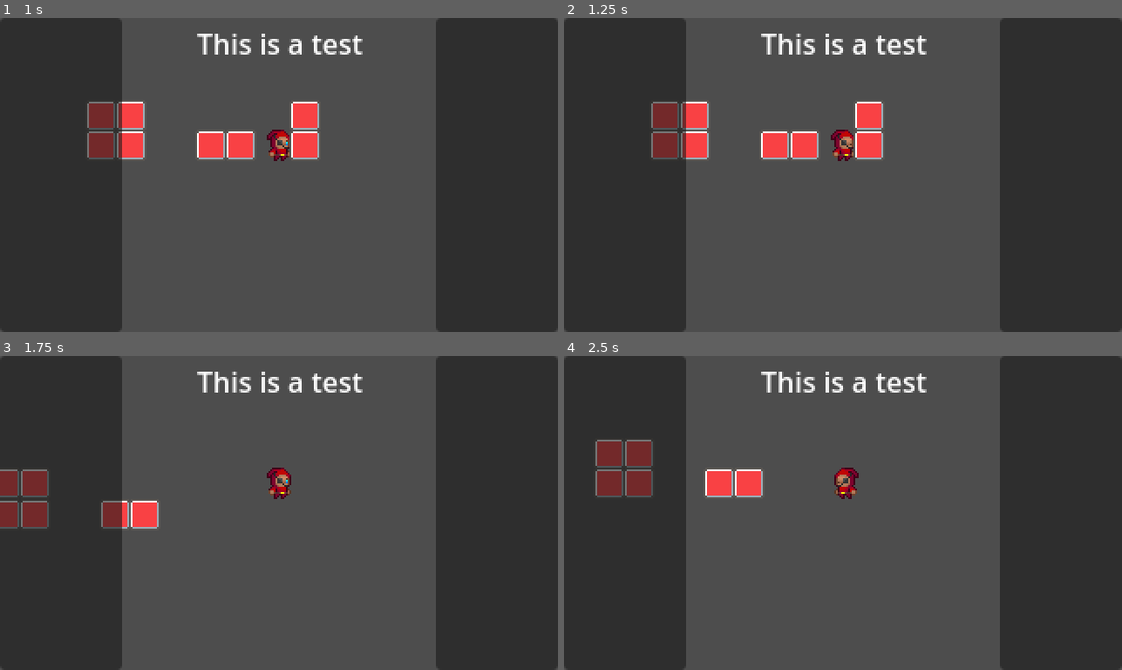
Above: before the commit, frames 1-4 (two rows, left to right).
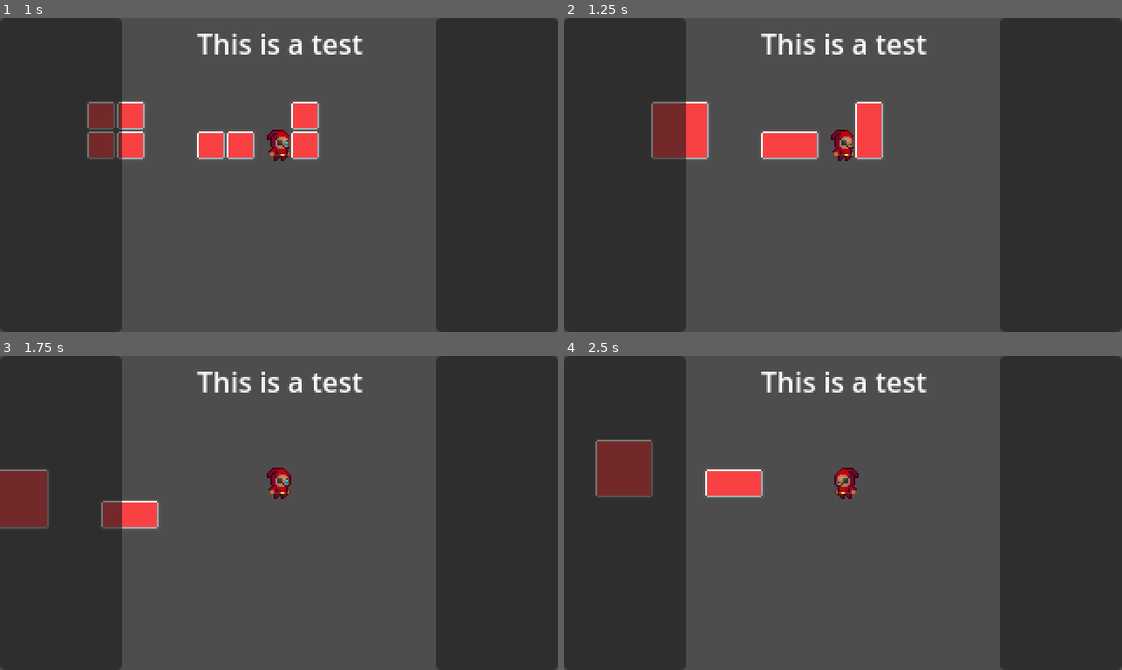
Above: after the commit, the same moments.

Repository: mehrmann/gamejam-fall-2025
Game: Godot game, scene res://scenes/game.tscn
Same seed, same stepped clock (60 frames per second), same inputs: the game is played once before the commit and once after it.
Inputs:
- Up to frame 1 (1 s): tap Enter (ui_accept) at 0.5, 0.77 s; hold Right (ui_right) from 0.53 s (still down); tap X (drill) at 0.6 s
- Up to frame 2 (1.25 s): keep holding Right (ui_right)
- Up to frame 3 (1.75 s): keep holding Right (ui_right); tap X (drill) at 1.35 s; tap Enter (ui_accept) at 1.52 s
- Up to frame 4 (2.5 s): release Right (ui_right) at 2.03 s; hold Left (ui_left) from 2.03 s (still down); tap X (drill) at 2.1 s

Frame 1 is identical in both runs. In frame 2, 0.5% of the frame differs, in the area x 15-58%, y 26-45%; in frame 3, 0.4%; in frame 4, 0.4%.

Commit message:
proper merging graphics

Diff:
--- a/scenes/box.tscn
+++ b/scenes/box.tscn
@@ -1,142 +1,125 @@
-[gd_scene load_steps=13 format=3 uid="uid://c1l68ltryxasu"]
+[gd_scene load_steps=22 format=3 uid="uid://c1l68ltryxasu"]
 
 [ext_resource type="Script" uid="uid://1p25x1mcuvx2" path="res://scripts/box.gd" id="1_ks2v0"]
 [ext_resource type="Texture2D" uid="uid://c8g04uye123ux" path="res://assets/blocks1.png" id="2_ks2v0"]
 
 [sub_resource type="AtlasTexture" id="AtlasTexture_ks2v0"]
 atlas = ExtResource("2_ks2v0")
-region = Rect2(18, 36, 18, 18)
+region = Rect2(72, 72, 18, 18)
+
+[sub_resource type="AtlasTexture" id="AtlasTexture_c2ln5"]
+atlas = ExtResource("2_ks2v0")
+region = Rect2(36, 72, 18, 18)
 
 [sub_resource type="AtlasTexture" id="AtlasTexture_telwu"]
 atlas = ExtResource("2_ks2v0")
-region = Rect2(0, 36, 18, 18)
+region = Rect2(0, 72, 18, 18)
 
 [sub_resource type="AtlasTexture" id="AtlasTexture_brpd5"]
 atlas = ExtResource("2_ks2v0")
-region = Rect2(36, 36, 18, 18)
+region = Rect2(18, 72, 18, 18)
 
 [sub_resource type="AtlasTexture" id="AtlasTexture_ry43h"]
 atlas = ExtResource("2_ks2v0")
-region = Rect2(18, 18, 18, 18)
+region = Rect2(72, 36, 18, 18)
 
 [sub_resource type="AtlasTexture" id="AtlasTexture_dijgj"]
 atlas = ExtResource("2_ks2v0")
-region = Rect2(0, 18, 18, 18)
+region = Rect2(36, 36, 18, 18)
 
 [sub_resource type="AtlasTexture" id="AtlasTexture_faous"]
 atlas = ExtResource("2_ks2v0")
+region = Rect2(0, 36, 18, 18)
+
+[sub_resource type="AtlasTexture" id="AtlasTexture_wavyb"]
+atlas = ExtResource("2_ks2v0")
+region = Rect2(18, 36, 18, 18)
+
+[sub_resource type="AtlasTexture" id="AtlasTexture_igdtg"]
+atlas = ExtResource("2_ks2v0")
+region = Rect2(72, 0, 18, 18)
+
+[sub_resource type="AtlasTexture" id="AtlasTexture_anxlp"]
+atlas = ExtResource("2_ks2v0")
+region = Rect2(36, 0, 18, 18)
+
+[sub_resource type="AtlasTexture" id="AtlasTexture_yches"]
+atlas = ExtResource("2_ks2v0")
+region = Rect2(0, 0, 18, 18)
+
+[sub_resource type="AtlasTexture" id="AtlasTexture_h6rpn"]
+atlas = ExtResource("2_ks2v0")
+region = Rect2(18, 0, 18, 18)
+
+[sub_resource type="AtlasTexture" id="AtlasTexture_gu2bm"]
+atlas = ExtResource("2_ks2v0")
+region = Rect2(72, 18, 18, 18)
+
+[sub_resource type="AtlasTexture" id="AtlasTexture_x8w8a"]
+atlas = ExtResource("2_ks2v0")
 region = Rect2(36, 18, 18, 18)
 
-[sub_resource type="AtlasTexture" id="AtlasTexture_c2ln5"]
+[sub_resource type="AtlasTexture" id="AtlasTexture_ym20b"]
 atlas = ExtResource("2_ks2v0")
-region = Rect2(72, 72, 18, 18)
+region = Rect2(0, 18, 18, 18)
+
+[sub_resource type="AtlasTexture" id="AtlasTexture_oukka"]
+atlas = ExtResource("2_ks2v0")
+region = Rect2(18, 18, 18, 18)
 
 [sub_resource type="SpriteFrames" id="SpriteFrames_c2ln5"]
 animations = [{
 "frames": [{
 "duration": 1.0,
 "texture": SubResource("AtlasTexture_ks2v0")
-}],
-"loop": true,
-"name": &"bottom_center",
-"speed": 5.0
 }, {
-"frames": [{
+"duration": 1.0,
+"texture": SubResource("AtlasTexture_c2ln5")
+}, {
 "duration": 1.0,
 "texture": SubResource("AtlasTexture_telwu")
-}],
-"loop": true,
-"name": &"bottom_left",
-"speed": 5.0
 }, {
-"frames": [{
 "duration": 1.0,
 "texture": SubResource("AtlasTexture_brpd5")
-}],
-"loop": true,
-"name": &"bottom_right",
-"speed": 5.0
 }, {
-"frames": [{
 "duration": 1.0,
 "texture": SubResource("AtlasTexture_ry43h")
-}],
-"loop": true,
-"name": &"center",
-"speed": 5.0
 }, {
-"frames": [{
 "duration": 1.0,
 "texture": SubResource("AtlasTexture_dijgj")
-}],
-"loop": true,
-"name": &"center_left",
-"speed": 5.0
 }, {
-"frames": [{
 "duration": 1.0,
 "texture": SubResource("AtlasTexture_faous")
-}],
-"loop": true,
-"name": &"center_right",
-"speed": 5.0
 }, {
-"frames": [],
-"loop": true,
-"name": &"col_bottom",
-"speed": 5.0
+"duration": 1.0,
+"texture": SubResource("AtlasTexture_wavyb")
 }, {
-"frames": [],
-"loop": true,
-"name": &"col_center",
-"speed": 5.0
+"duration": 1.0,
+"texture": SubResource("AtlasTexture_igdtg")
 }, {
-"frames": [],
-"loop": true,
-"name": &"col_top",
-"speed": 5.0
+"duration": 1.0,
+"texture": SubResource("AtlasTexture_anxlp")
 }, {
-"frames": [{
 "duration": 1.0,
-"texture": SubResource("AtlasTexture_c2ln5")
+"texture": SubResource("AtlasTexture_yches")
+}, {
+"duration": 1.0,
+"texture": SubResource("AtlasTexture_h6rpn")
+}, {
+"duration": 1.0,
+"texture": SubResource("AtlasTexture_gu2bm")
+}, {
+"duration": 1.0,
+"texture": SubResource("AtlasTexture_x8w8a")
+}, {
+"duration": 1.0,
+"texture": SubResource("AtlasTexture_ym20b")
+}, {
+"duration": 1.0,
+"texture": SubResource("AtlasTexture_oukka")
 }],
 "loop": true,
 "name": &"default",
-"speed": 5.0
-}, {
-"frames": [],
-"loop": true,
-"name": &"row_center",
-"speed": 5.0
-}, {
-"frames": [],
-"loop": true,
-"name": &"row_left",
-"speed": 5.0
-}, {
-"frames": [],
-"loop": true,
-"name": &"row_right",
-"speed": 5.0
-}, {
-"frames": [],
-"loop": true,
-"name": &"top_center",
-"speed": 5.0
-}, {
-"frames": [],
-"loop": true,
-"name": &"top_left",
-"speed": 5.0
-}, {
-"frames": [],
-"loop": true,
-"name": &"top_right",
-"speed": 5.0
-}, {
-"frames": [],
-"loop": true,
-"name": &"unbreakable",
 "speed": 5.0
 }]
 
@@ -175,8 +158,3 @@
 
 [node name="CollisionShape2D" type="CollisionShape2D" parent="sensor_bottom"]
 shape = SubResource("CircleShape2D_ks2v0")
-
-[connection signal="body_entered" from="sensor_right" to="." method="_on_sensor_right_body_entered"]
-[connection signal="body_exited" from="sensor_right" to="." method="_on_sensor_right_body_exited"]
-[connection signal="body_entered" from="sensor_bottom" to="." method="_on_sensor_bottom_body_entered"]
-[connection signal="body_exited" from="sensor_bottom" to="." method="_on_sensor_bottom_body_exited"]
--- a/scripts/box.gd
+++ b/scripts/box.gd
@@ -1,7 +1,7 @@
 extends RigidBody2D
 
 const STOP_SPEED_THRESHOLD = 5.0
-const REST_TIME_REQUIRED = 0.25
+const REST_TIME_REQUIRED = 1.0
 const TILE_SIZE := 18
 
 var rest_timer := 0.0
@@ -65,7 +65,8 @@
 
 	var occ = build_occupancy()
 	for collisionShape in get_children().filter(func(node: Node2D): return node is CollisionShape2D):
-		print(str(collisionShape) + str(get_neighbors_for(collisionShape, occ)))
+		var neighbor_mask = get_neighbors_for(collisionShape, occ)
+		(get_node(collisionShape.name.replace("collisionshape", "sprite")) as AnimatedSprite2D).frame = neighbor_mask
 
 func world_to_cell(p: Vector2) -> Vector2i:
 	return Vector2i(
@@ -81,11 +82,19 @@
 			occ[cell] = child
 	return occ
 
-func get_neighbors_for(child: CollisionShape2D, occ: Dictionary) -> Dictionary:
+func get_neighbors_for(child: CollisionShape2D, occ: Dictionary) -> int:
 	var cell := world_to_cell(child.global_position)
-	return {
-		"left":  occ.has(cell + Vector2i(-1, 0)),
-		"right": occ.has(cell + Vector2i(1, 0)),
-		"up":    occ.has(cell + Vector2i(0, -1)),
-		"down":  occ.has(cell + Vector2i(0, 1)),
+
+	const DIRS := {
+		Vector2i(-1, 0): 1,  # left  -> bit 0
+		Vector2i(1, 0): 2,   # right -> bit 1
+		Vector2i(0, -1): 4,  # up    -> bit 2
+		Vector2i(0, 1): 8    # down  -> bit 3
 	}
+
+	var mask := 0
+	for dir in DIRS:
+		if occ.has(cell + dir):
+			mask |= DIRS[dir]
+
+	return mask
